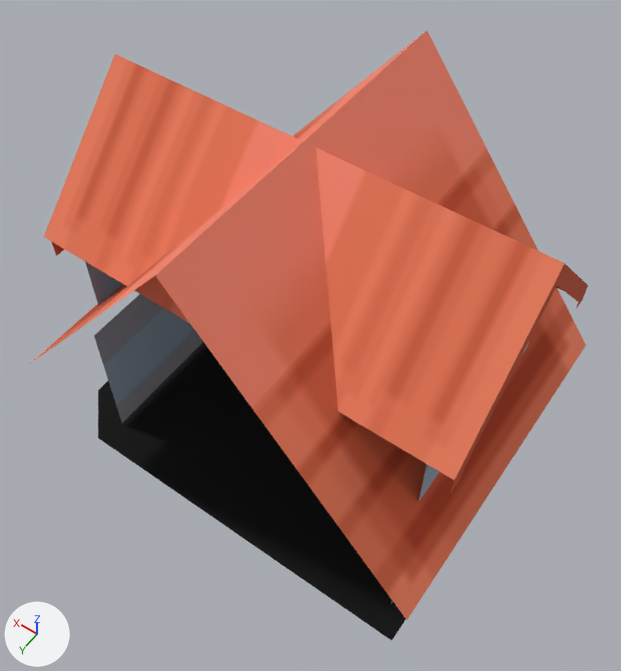
Two versions of the OBJ model assets/models/hgss/Pallet Town Houses/Pallet Town House 1/Pallet Town House.obj, one commit apart.
Both versions are drawn from a 50 mm camera at (-62.9, 89.8, 177.4) aimed at (-1.7, 4.1, 42.7). Arrows for +X, +Y and +Z are at lower left; the lights stay in place. The first picture is the older version. Where no turn or scale is listed for an object, it has been applied to the vertices. Vertices at exactly the same position are counted once.

Before the edit, the objects in view are built like this:
```python
me_pallet_town_house = bpy.data.meshes.new('Pallet Town House')
me_pallet_town_house.from_pydata(...)  # 165 vertices, 158 faces; spans x -46.0..50.0, y -36.0..38.0, z 1.0..90.0
# faces by material slot: [5, 16, 137]
me_pallet_town_house.materials.append(mat_h_mado_lm1)
me_pallet_town_house.materials.append(mat_h_kage_lm1)
me_pallet_town_house.materials.append(mat_mt_rdh01)
ob_pallet_town_house = bpy.data.objects.new('Pallet Town House', me_pallet_town_house)
ob_pallet_town_house.location = (0.0, 0.0, 0.0)
```
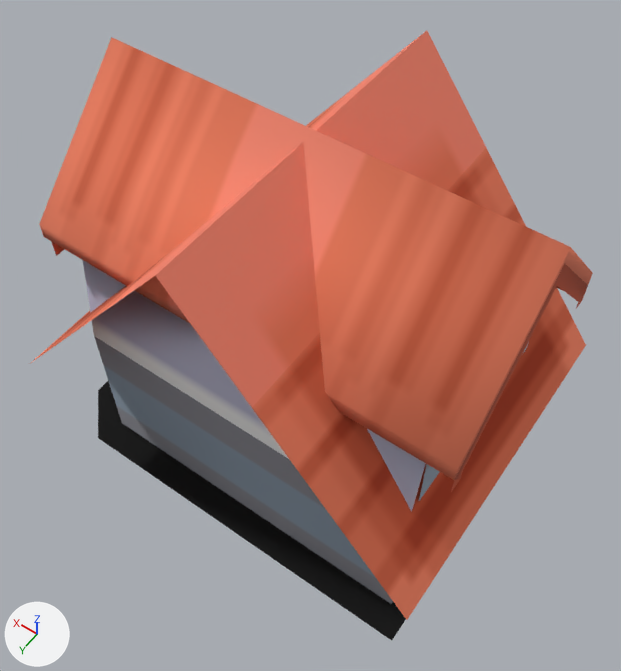
The change, as a list of edits to the scene's bpy script:
```text
Change me_pallet_town_house:
    used by ob_pallet_town_house; location = (0.0, 0.0, 0.0)
    remove me_pallet_town_house.from_pydata(...)  # 165 vertices, 158 faces; spans x -46.0..50.0, y -36.0..38.0, z 1.0..90.0
    add me_pallet_town_house.from_pydata(...)  # 174 vertices, 179 faces; spans x -46.0..50.0, y -36.0..38.0, z 1.0..91.8
    me_pallet_town_house part 1
    8 faces are deleted
    3 vertices are added at (0.0, 2.0, 91.8), (42.0, 2.0, 91.8), (-44.0, 2.0, 91.8)
    6 new vertices lie (0.0, 0.0, 3.3) away from vertices in x -44.0..44.0, y -22.0..26.0, z 61.6
    2 new faces join them, mat_h_mado_lm1
    27 new faces join them, mat_mt_rdh01
```

Location of each change, (x1, y1, x2, y2) in pixels of the pictures (621 x 671 px):
'Pallet Town House', reshaped
    before: (31, 31, 588, 640)
    after: (31, 31, 593, 640)
part 1 of me_pallet_town_house, built on
    before: (44, 54, 565, 480)
    after: (39, 37, 593, 604)
